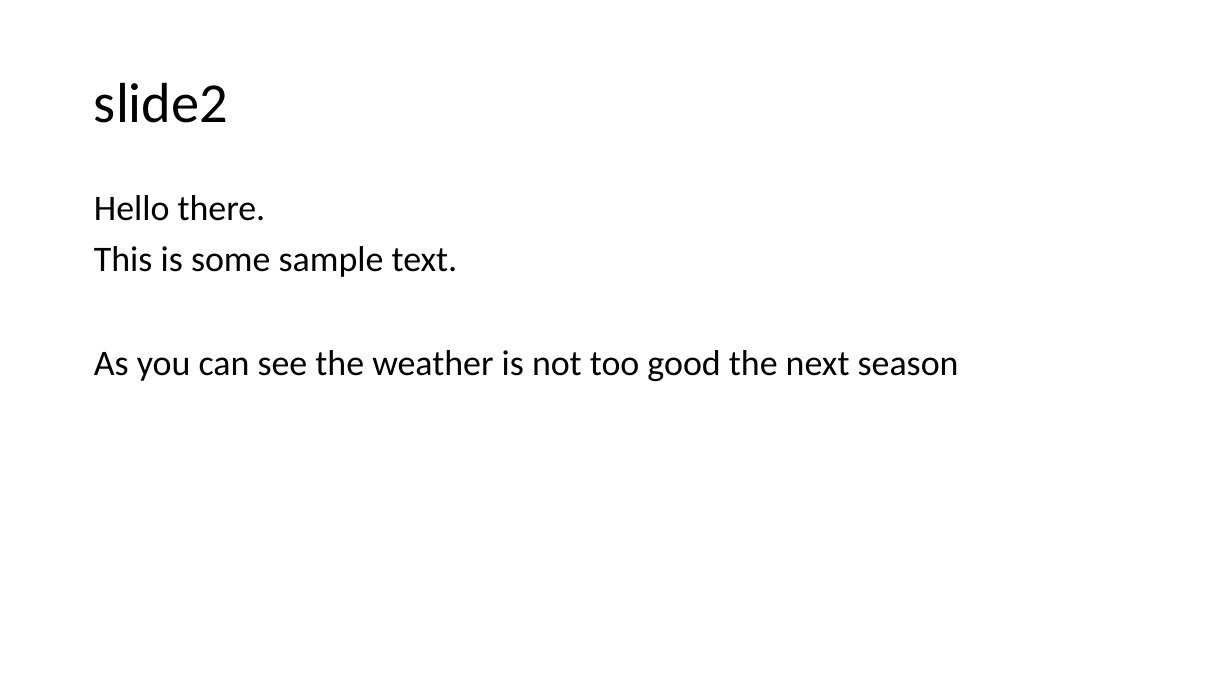
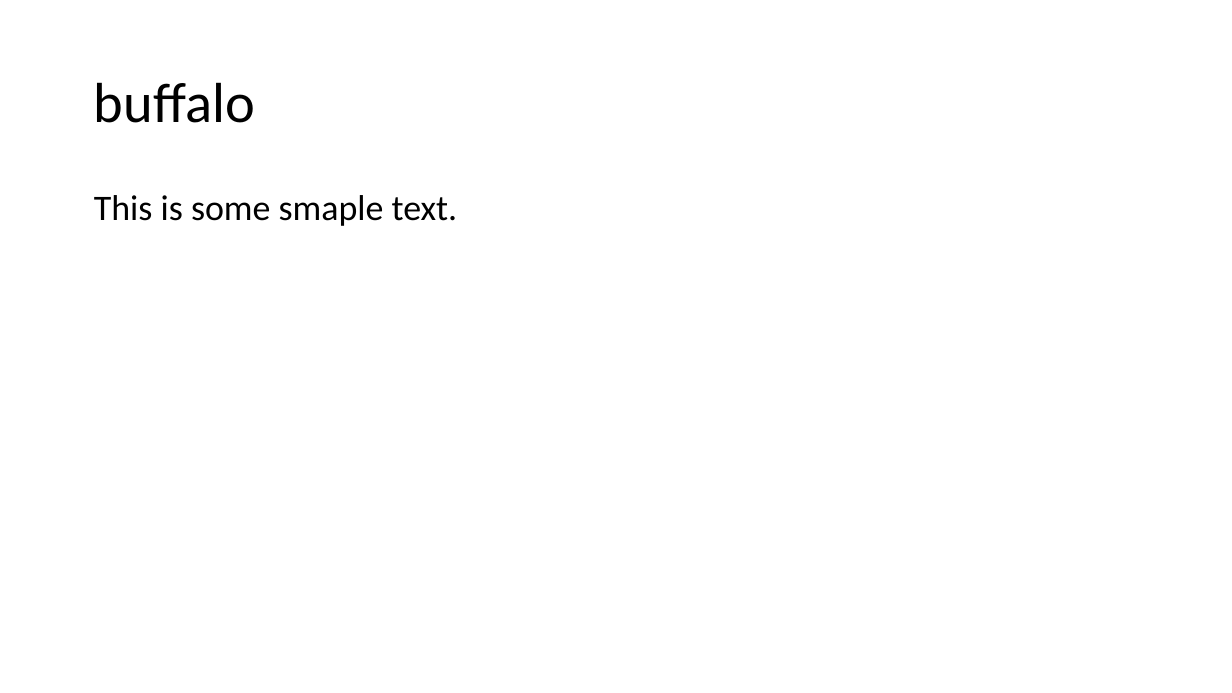
Before and after one commit to joshuakatt/SmartSlide, a slide deck: slide 2 of code/src/text_test.pptm. Drawn at 1232x693 pixels with LibreOffice and Linux fonts; fonts in the diff are those of the drawing. Boxes give left, top, right and bottom in pixels: in the first picture for what was removed or moved away, otherwise in the second. Text is boxed around its words. In the diff, an @@ line names an element or a change of style, - is before the commit and + after.

```diff
--- a/code/src/text_test.pptm
+++ b/code/src/text_test.pptm
@@ title at (94,82,255,123): text changed @@
-slide2
+buffalo
@@ text at (94,195,458,226): text changed @@
-Hello there.
-This is some sample text.
-As you can see the weather is not too good the next season
+This is some smaple text.
```
Also in this commit, not shown: 1 other slide changed, 2 slides added, 2 slides removed, 2 other files.
